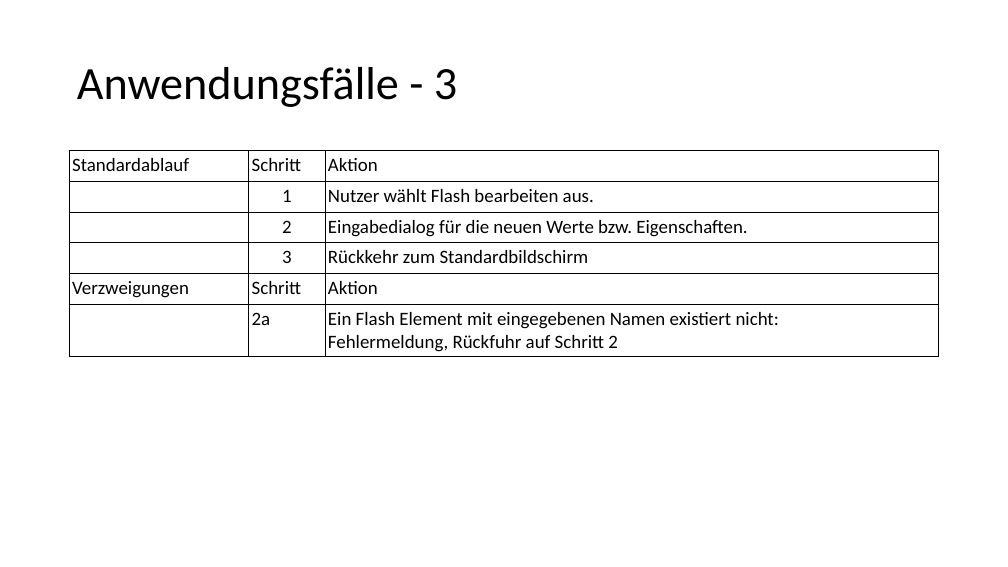
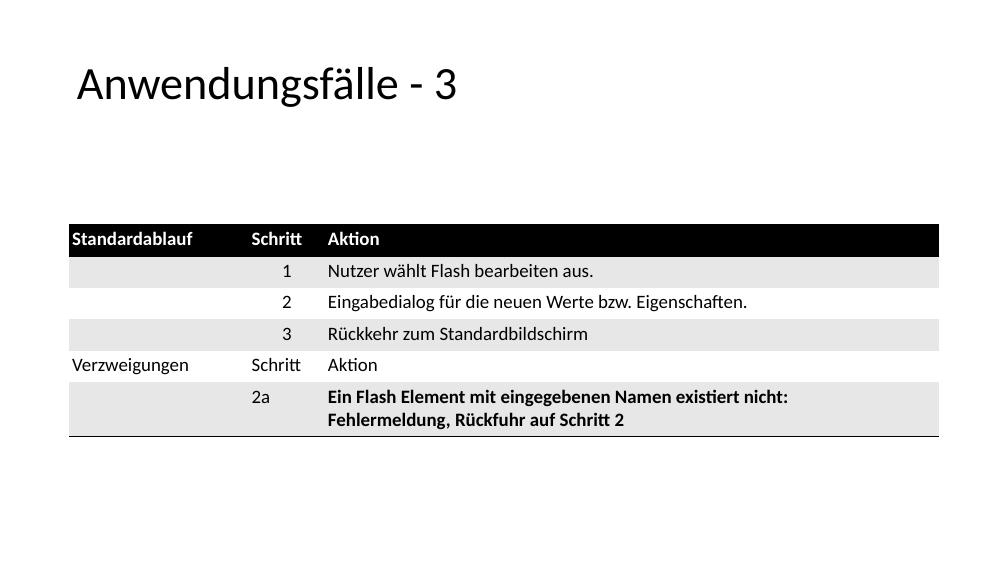
Before and after one commit to nilsspeetzen/SEP, a slide deck: slide 15 of 170718_Vorstellung.pptx (slide 13 before the commit). Drawn at 1008x567 pixels with LibreOffice and Linux fonts; fonts in the diff are those of the drawing. Boxes give left, top, right and bottom in pixels: in the first picture for what was removed or moved away, otherwise in the second. Text is boxed around its words. In the diff, an @@ line names an element or a change of style, - is before the commit and + after.

```diff
--- a/170718_Vorstellung.pptx
+++ b/170718_Vorstellung.pptx
@@ table at <box>70,225,939,437</box> @@
@@ fill none to #000000 in row 1 @@
@@ fill none to #E7E7E7 in 6 cells @@
@@ fill none to #FFFFFF in 5 cells @@
@@ text colour #000000 to #FFFFFF, bold on in "Standardablauf", "Schritt", "Aktion" @@
@@ borders changed @@
@@ table: place and size @@
-table at <box>70,151,939,356</box>
+table at <box>70,225,939,437</box>
```
Also in this commit, not shown: 14 other slides changed, 4 slides added, 1 other file.
